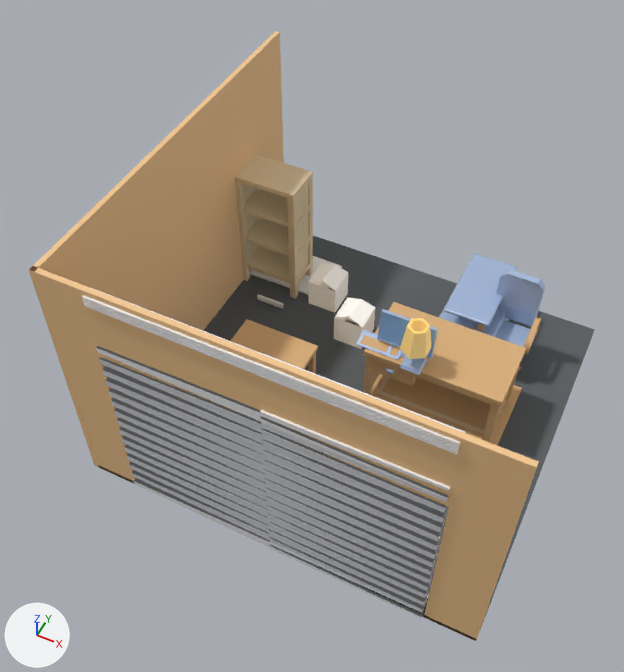
The glTF model unity/Assets/Art/EarlyGame/cc0-garage-kit/garage-interior-room-kit.glb: old version first, new version second.
Before and after are seen from a camera (50 mm lens) standing at (4.09, -3.32, 7.31) and looking at (1.63, 1.58, 1.17). Every picture has the same lights, and +X, +Y and +Z are marked at lower left. The first picture is the older version. Where no turn or scale is listed for an object, it has been applied to the vertices.

The older version as bpy lines, for what is in view:
```python
ob_prop_box_a = bpy.data.objects.new('prop_box_a', me_mesh_cardboardboxclosed)
ob_prop_box_a.location = (0.92, 2.92, 0.05)
ob_prop_box_b = bpy.data.objects.new('prop_box_b', me_mesh_cardboardboxclosed_001)
ob_prop_box_b.location = (1.42, 2.55, 0.05)
ob_prop_chair = bpy.data.objects.new('prop_chair', me_mesh_chairdesk)
ob_prop_chair.location = (2.89, 2.85, 0.05)
ob_prop_lamp = bpy.data.objects.new('prop_lamp', me_mesh_lamproundtable)
ob_prop_lamp.location = (2.43, 1.89, 0.8)
ob_prop_rug = bpy.data.objects.new('prop_rug', me_mesh_rugrectangle)
ob_prop_rug.location = (2.05, 1.95, 0.05)
ob_prop_rug.scale = (0.936, 0.936, 0.936)
ob_prop_server = bpy.data.objects.new('prop_server', me_cube_005)
ob_prop_server.location = (2.78, 2.25, 0.3)
# also in view: 'kit_roll_door' at (2.0, 0.03, 1.33); 'prop_bookcase' at (0.39, 3.14, 0.81); 'kit_floor' at (2.0, 2.0, 0.03); 'prop_desk' at (2.75, 2.31, 0.42); 'prop_tool_table' at (1.12, 1.74, 0.35)
```
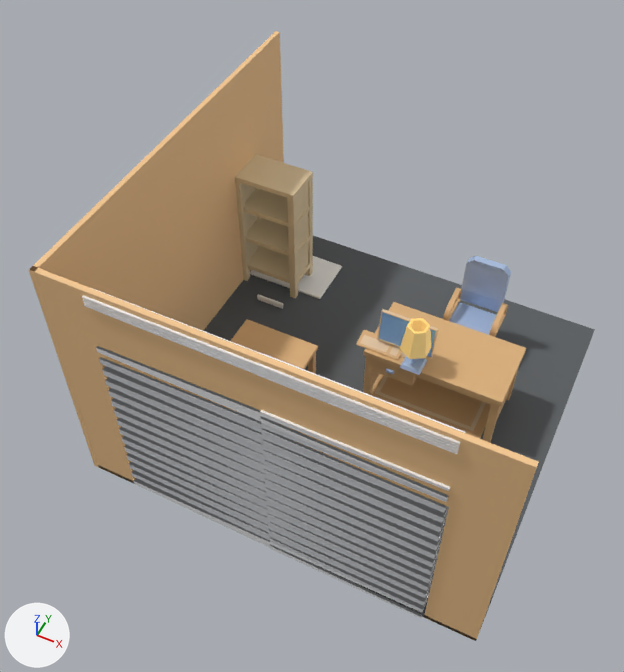
Location of each change, [x1, y1, x2, y2] in pixels of the pictures (624 x 672 px):
'prop_chair', moved
    before: [477, 269, 546, 371]
    after: [443, 256, 511, 337]
'prop_rug', rescaled
    before: [372, 374, 522, 445]
    after: [372, 374, 491, 439]
'prop_server', deleted (blue)
    before: [439, 254, 517, 337]
'prop_box_a', deleted
    before: [309, 263, 348, 313]
'prop_box_b', deleted
    before: [334, 297, 375, 349]

The change in detail:
Object 'prop_rug' (ob_prop_rug) is rescaled from (0.936, 0.936, 0.936) to (0.819, 0.819, 0.819).
Object 'prop_chair' (ob_prop_chair) moves from (2.89, 2.85, 0.05) to (2.51, 2.89, 0.05).
Object 'prop_box_a' (ob_prop_box_a) is deleted.
Object 'prop_box_b' (ob_prop_box_b) is deleted.
Object 'prop_server' (ob_prop_server) is deleted.
